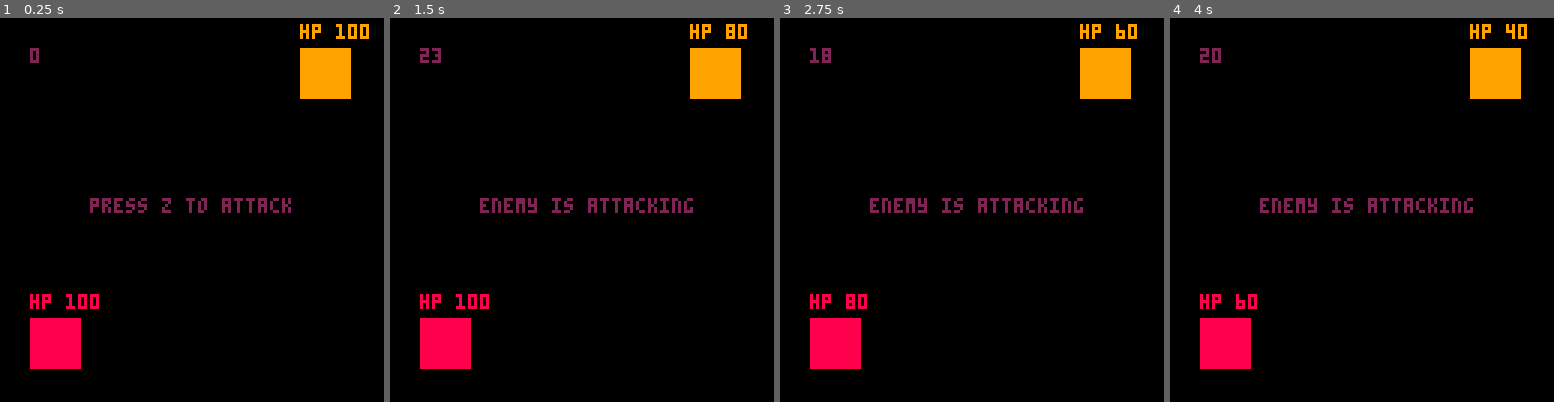
Above: before the commit, frames 1-4 (left to right).
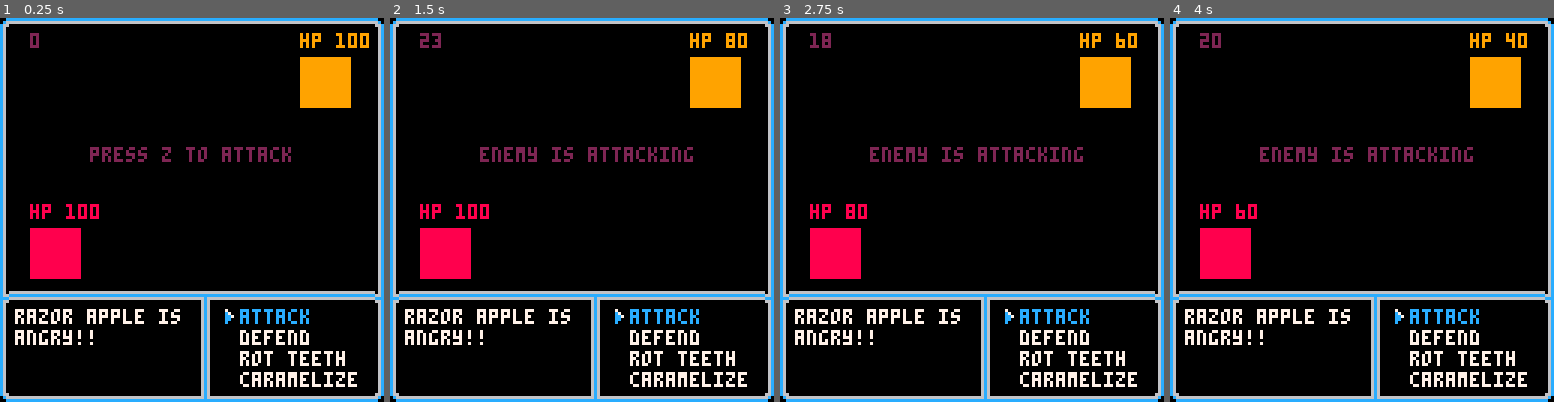
Above: after the commit, the same moments.

Repository: rustybailey/candy-fight
Game: PICO-8 cartridge game.p8
The game is run twice, just before and just after one commit, with the same random seed, the same clock (stepped at 60 frames per second) and the same inputs.
Inputs:
- Up to frame 1 (0.25 s): no input
- Up to frame 2 (1.5 s): tap O (Z key) at 0.7 s
- Up to frame 3 (2.75 s): tap O (Z key) at 1.7, 2.1, 2.5 s
- Up to frame 4 (4 s): tap O (Z key) at 2.9, 3.3, 3.7 s

The runs differ from the first frame. In frame 1, 18% of the frame differs, in the area x 0-100%, y 0-100%; in frame 2, 19%; in frame 3, 19%; in frame 4, 19%.

Commit message:
Add game border, add menu placeholder, tweak positions

Diff:
--- a/game.p8
+++ b/game.p8
@@ -1,5 +1,5 @@
 pico-8 cartridge // http://www.pico-8.com
-version 27
+version 29
 __lua__
 
 -- todo: have an end state
@@ -18,13 +18,13 @@
     end
   end,
   draw = function(self)
-    print(self.wait, 10, 10, 2)
+    print(self.wait, 10, 5, 2)
     if (not self.is_player_turn and self.wait > 0 and self.wait <= self.wait_time) then
-      print("enemy is attacking", 30, 60, 2)
+      print("enemy is attacking", 30, 43, 2)
     end
 
     if (self.is_player_turn) then
-      print("press z to attack", 30, 60, 2)
+      print("press z to attack", 30, 43, 2)
     end
   end
 }
@@ -101,8 +101,8 @@
 end
 
 function _init()
-  player = add(candies, make_candy(razor_apple, 10, 100, 8, true))
-  enemy = add(candies, make_candy(razor_apple, 100, 10, 9, false))
+  player = add(candies, make_candy(razor_apple, 10, 70, 8, true))
+  enemy = add(candies, make_candy(razor_apple, 100, 13, 9, false))
 end
 
 function _update()
@@ -119,12 +119,39 @@
   for k, candy in pairs(candies) do
     candy:draw()
   end
+  -- @todo supply this info from the candy
+  print("attack", 80, 97, 12)
+  print("defend", 80, 104, 7)
+  print("rot teeth", 80, 111, 7)
+  print("caramelize", 80, 118, 7)
+  spr(15, 70, 96)
+  print("razor apple is", 5, 97, 7)
+  print("angry!!", 5, 104, 7)
 end
 
 __gfx__
-00000000000000000000000000000000000000000000000000000000000000000000000000000000000000000000000000000000000000000000000000000000
-00000000000000000000000000000000000000000000000000000000000000000000000000000000000000000000000000000000000000000000000000000000
-00700700000000000000000000000000000000000000000000000000000000000000000000000000000000000000000000000000000000000000000000000000
-00077000000000000000000000000000000000000000000000000000000000000000000000000000000000000000000000000000000000000000000000000000
-00077000000000000000000000000000000000000000000000000000000000000000000000000000000000000000000000000000000000000000000000000000
-00700700000000000000000000000000000000000000000000000000000000000000000000000000000000000000000000000000000000000000000000000000
+0000000000cccccccccccc00c60000000000006cc60000000000006ccccccccc00000000c6000000000000000000006c000000000006c6000006c60000000000
+000000000c666666666666c0c60000000000006cc60000000000006c6666666600000000c6000000000000000000006c000000000006c6000006c60000000700
+00700700c66000000000066cc60000000000006cc60000000000006c0000000000000000c6000000000000000000006c000000000006c6000006c60000000c70
+00077000c60000000000006cc60000000000006cc60000000000006c0000000000000000c6066666666666666666606c666666660006c6000006c60000000cc7
+00077000c60000000000006cc60000000000006cc60000000000006c0000000000000000c66cccccccccccccccccc66ccccccccc0006c6000006c60000000cc0
+00700700c60000000000006cc66000000000066cc60000000000006c0000000000000000ccc666666666666666666ccc6666c6660006c6000006c60000000c00
+00000000c60000000000006c0c666666666666c0c60000000000006c0000000066666666c6600000000000000000066c0006c6000006c6006666c66600000000
+00000000c60000000000006c00cccccccccccc00c60000000000006c00000000ccccccccc6000000000000000000006c0006c6000006c600cccccccc00000000
+__map__
+0107070707070707070707070707070200000000000000000000000000000000000000000000000000000000000000000000000000000000000000000000000000000000000000000000000000000000000000000000000000000000000000000000000000000000000000000000000000000000000000000000000000000000
+0500000000000000000000000000000600000000000000000000000000000000000000000000000000000000000000000000000000000000000000000000000000000000000000000000000000000000000000000000000000000000000000000000000000000000000000000000000000000000000000000000000000000000
+0500000000000000000000000000000600000000000000000000000000000000000000000000000000000000000000000000000000000000000000000000000000000000000000000000000000000000000000000000000000000000000000000000000000000000000000000000000000000000000000000000000000000000
+0500000000000000000000000000000600000000000000000000000000000000000000000000000000000000000000000000000000000000000000000000000000000000000000000000000000000000000000000000000000000000000000000000000000000000000000000000000000000000000000000000000000000000
+0500000000000000000000000000000600000000000000000000000000000000000000000000000000000000000000000000000000000000000000000000000000000000000000000000000000000000000000000000000000000000000000000000000000000000000000000000000000000000000000000000000000000000
+0500000000000000000000000000000600000000000000000000000000000000000000000000000000000000000000000000000000000000000000000000000000000000000000000000000000000000000000000000000000000000000000000000000000000000000000000000000000000000000000000000000000000000
+0500000000000000000000000000000600000000000000000000000000000000000000000000000000000000000000000000000000000000000000000000000000000000000000000000000000000000000000000000000000000000000000000000000000000000000000000000000000000000000000000000000000000000
+0500000000000000000000000000000600000000000000000000000000000000000000000000000000000000000000000000000000000000000000000000000000000000000000000000000000000000000000000000000000000000000000000000000000000000000000000000000000000000000000000000000000000000
+0500000000000000000000000000000600000000000000000000000000000000000000000000000000000000000000000000000000000000000000000000000000000000000000000000000000000000000000000000000000000000000000000000000000000000000000000000000000000000000000000000000000000000
+0500000000000000000000000000000600000000000000000000000000000000000000000000000000000000000000000000000000000000000000000000000000000000000000000000000000000000000000000000000000000000000000000000000000000000000000000000000000000000000000000000000000000000
+0500000000000000000000000000000600000000000000000000000000000000000000000000000000000000000000000000000000000000000000000000000000000000000000000000000000000000000000000000000000000000000000000000000000000000000000000000000000000000000000000000000000000000
+090a0a0a0a0a0a0a0c0a0a0a0a0a0a0b00000000000000000000000000000000000000000000000000000000000000000000000000000000000000000000000000000000000000000000000000000000000000000000000000000000000000000000000000000000000000000000000000000000000000000000000000000000
+05000000000000000d0000000000000600000000000000000000000000000000000000000000000000000000000000000000000000000000000000000000000000000000000000000000000000000000000000000000000000000000000000000000000000000000000000000000000000000000000000000000000000000000
+05000000000000000d0000000000000600000000000000000000000000000000000000000000000000000000000000000000000000000000000000000000000000000000000000000000000000000000000000000000000000000000000000000000000000000000000000000000000000000000000000000000000000000000
+05000000000000000d0000000000000600000000000000000000000000000000000000000000000000000000000000000000000000000000000000000000000000000000000000000000000000000000000000000000000000000000000000000000000000000000000000000000000000000000000000000000000000000000
+03080808080808080e0808080808080400000000000000000000000000000000000000000000000000000000000000000000000000000000000000000000000000000000000000000000000000000000000000000000000000000000000000000000000000000000000000000000000000000000000000000000000000000000
